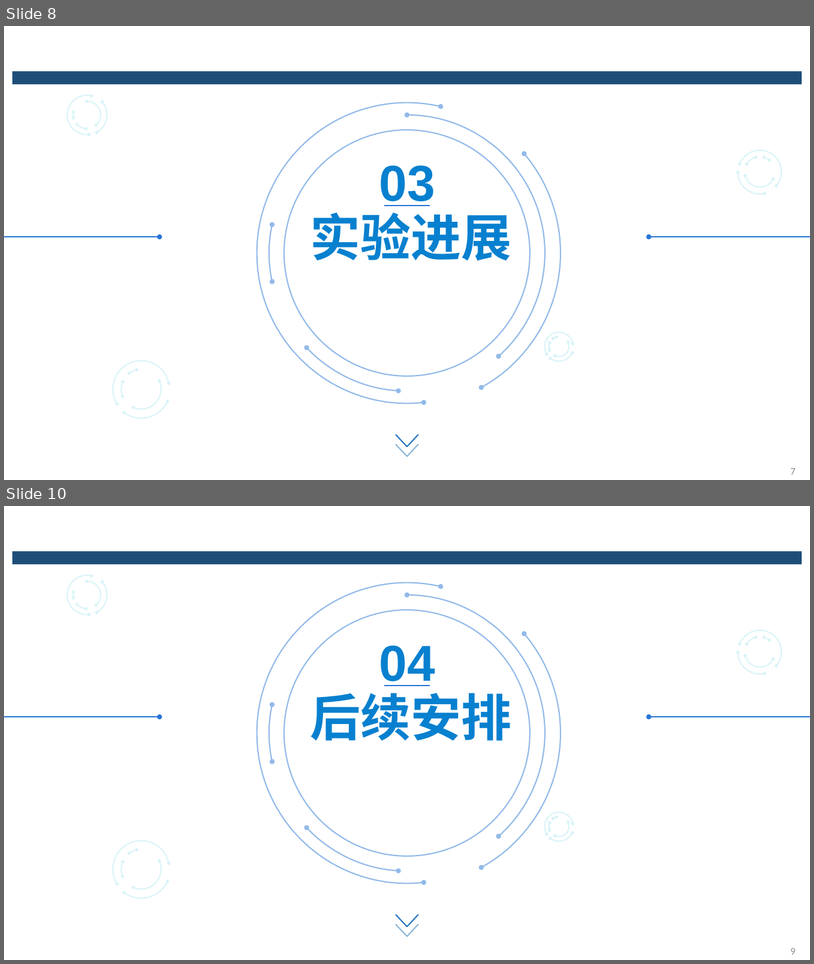
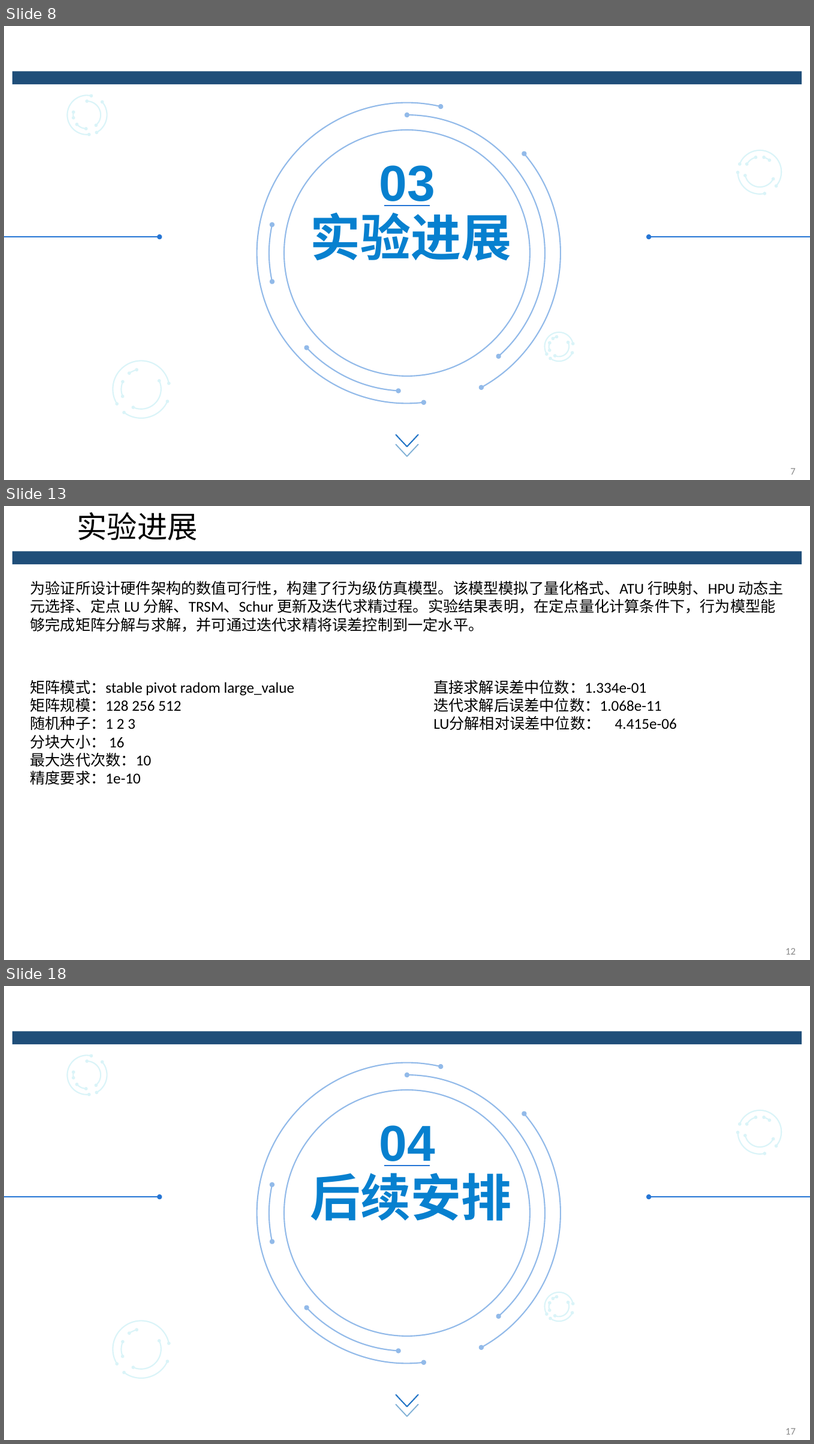
Before and after one commit to qcjjsyx/Graduation-Project, a slide deck: graduation-project/中期/中期答辩_黄渊.pptx. Shown one above the other, each under a label of ours: slides 8 and 10 before the commit, slides 8, 13 and 18 after it; the slides between them are not shown. The pictures are 814x964 and 814x1444 pixels, drawn with LibreOffice and Linux fonts; fonts in the diff are those of the drawing; background and template pictures are left out. Boxes give left, top, right and bottom in pixels: in the first picture for what was removed or moved away, otherwise in the second. Text is boxed around its words. In the diff, an @@ line names an element or a change of style, - is before the commit and + after.

Commit message:
中期任务完成

```diff
--- a/graduation-project/中期/中期答辩_黄渊.pptx
+++ b/graduation-project/中期/中期答辩_黄渊.pptx
@@ slide 13 added at box(4, 506, 810, 960), background #FFFFFF; not listed: 1 template element that a slide beside it also shows @@
@@ title added at box(77, 512, 198, 540), 36 pt, text #000000 @@
+实验进展
@@ text added at box(30, 580, 784, 632), 18 pt, text #000000 @@
+为验证所设计硬件架构的数值可行性，构建了行为级仿真模型。该模型模拟了量化格式、ATU 行映射、HPU 动态主元选择、定点 LU 分解、TRSM、Schur 更新及迭代求精过程。实验结果表明，在定点量化计算条件下，行为模型能够完成矩阵分解与求解，并可通过迭代求精将误差控制到一定水平。
@@ text added at box(30, 679, 295, 784), 18 pt, text #000000 @@
+矩阵模式：stable pivot radom large_value
+矩阵规模：128 256 512
+随机种子：1 2 3
+分块大小： 16
+最大迭代次数：10
+精度要求：1e-10
@@ text added at box(434, 679, 677, 730), 18 pt, text #000000 @@
+直接求解误差中位数：1.334e-01
+迭代求解后误差中位数：1.068e-11
+LU分解相对误差中位数： 4.415e-06
@@ page number added at box(786, 948, 796, 954), 12 pt, text #898989 @@
+12
@@ what was slide 10 is now slide 18 @@
@@ page number at box(786, 1428, 796, 1434): text changed @@
-9
+17
```
Also in this commit, not shown: 4 slides changed, 7 other slides added, 52 other files.
